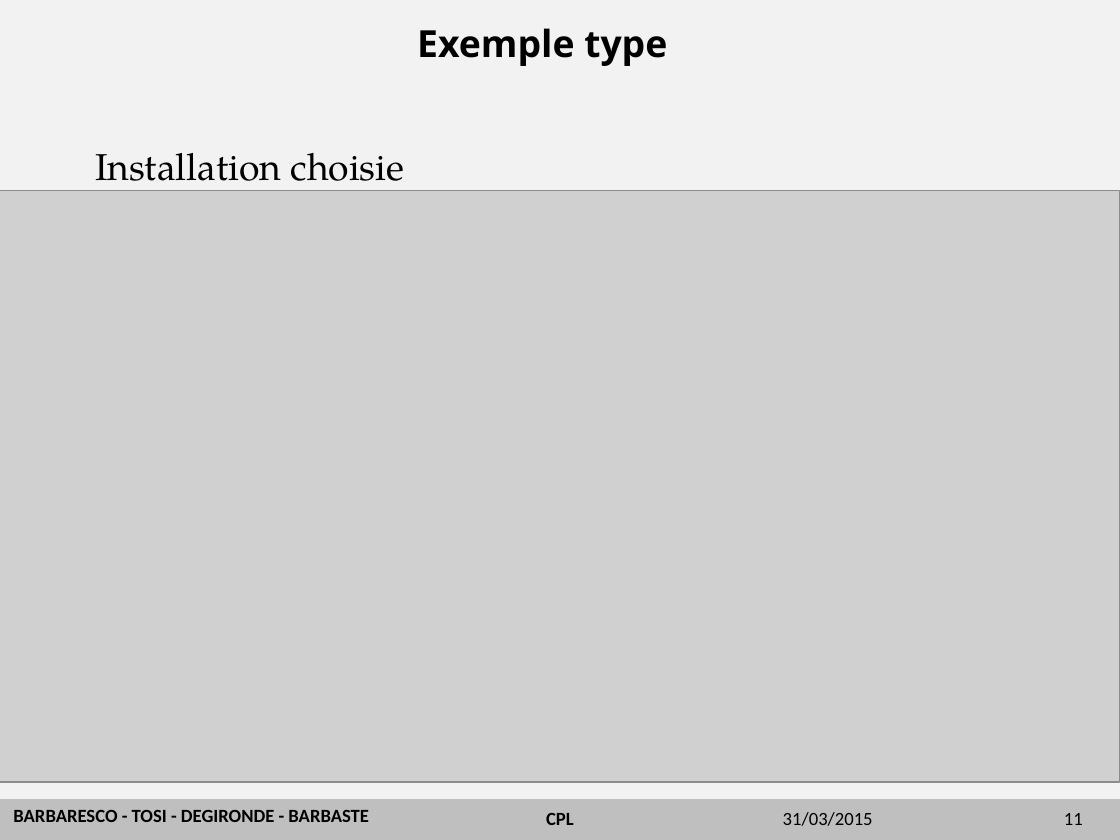
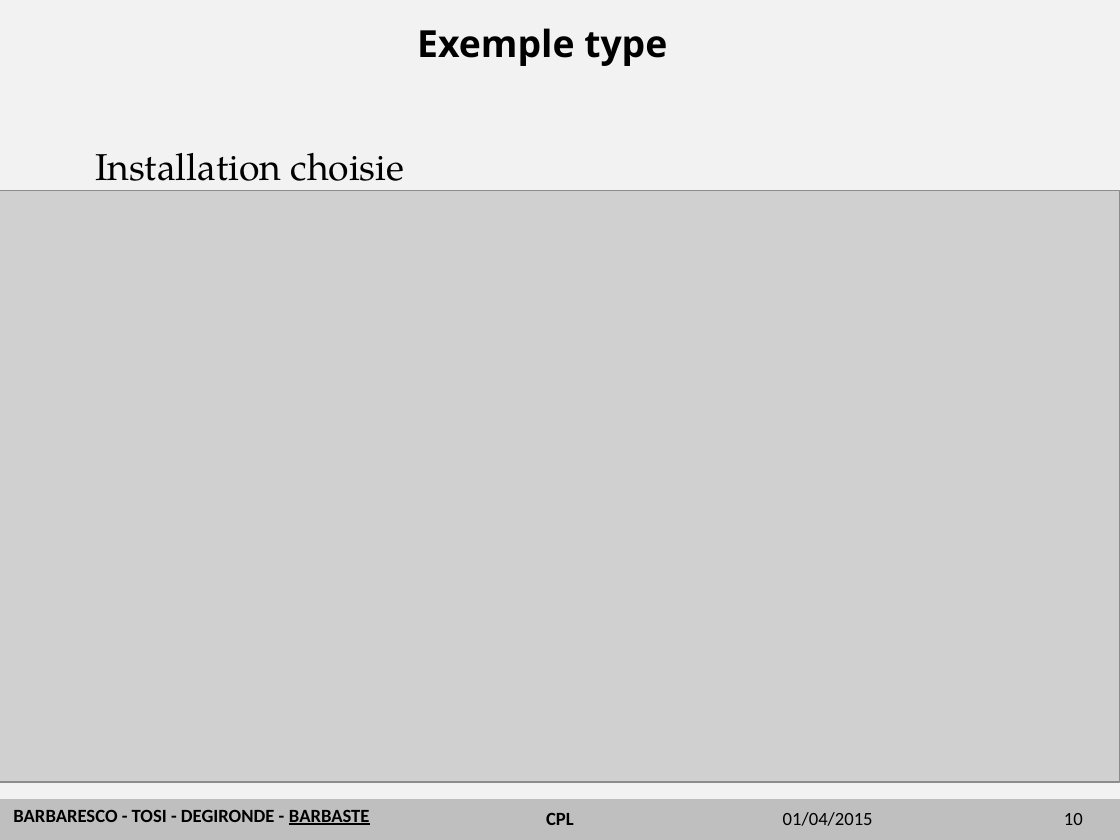
Before and after one commit to emeric254/BETelecomsCPL2014, a slide deck: slide 10 of diapo/CPL.pptx (slide 11 before the commit). Drawn at 1120x840 pixels with LibreOffice and Linux fonts; fonts in the diff are those of the drawing; grey boxes stand for pictures; background and template pictures are left out. Boxes give left, top, right and bottom in pixels: in the first picture for what was removed or moved away, otherwise in the second. Text is boxed around its words. In the diff, an @@ line names an element or a change of style, - is before the commit and + after.

```diff
--- a/diapo/CPL.pptx
+++ b/diapo/CPL.pptx
@@ text "BARBARESCO - TOSI - DEGIRONDE ..." at <box>13,810,370,825</box>: underline on in "BARBASTE" @@
@@ text at <box>783,812,873,826</box>: text changed @@
-31/03/2015
+01/04/2015
@@ page number at <box>1064,813,1083,825</box>: text changed @@
-11
+10
```
Also in this commit, not shown: 18 other slides changed, 5 slides removed, 1 other file.
